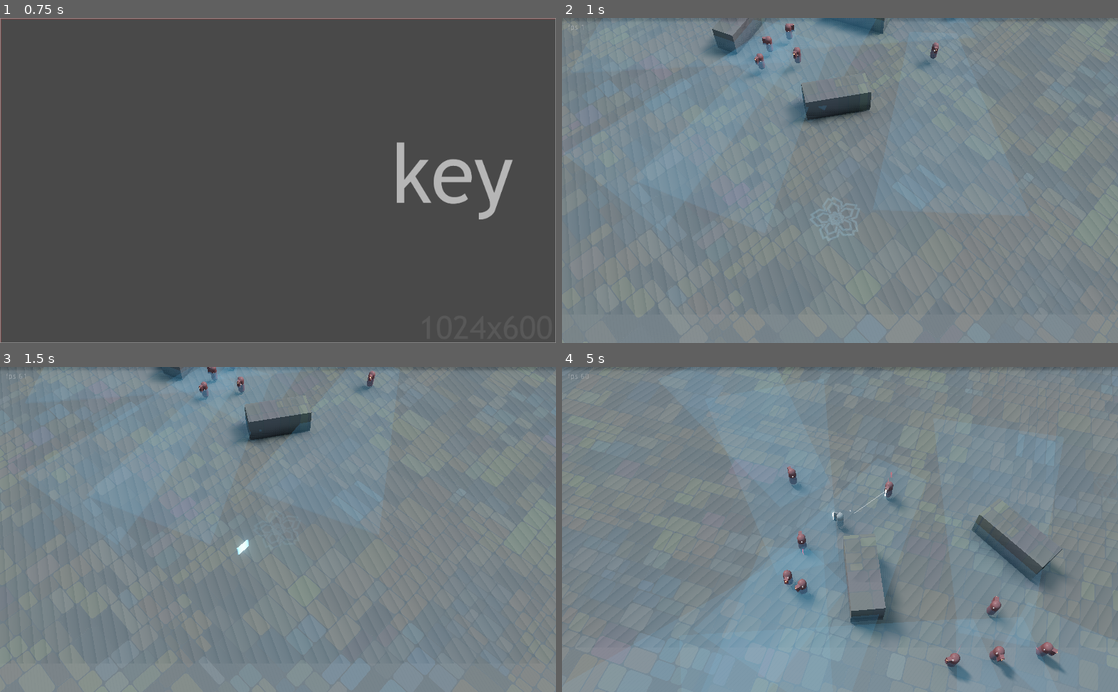
Above: before the commit, frames 1-4 (two rows, left to right).
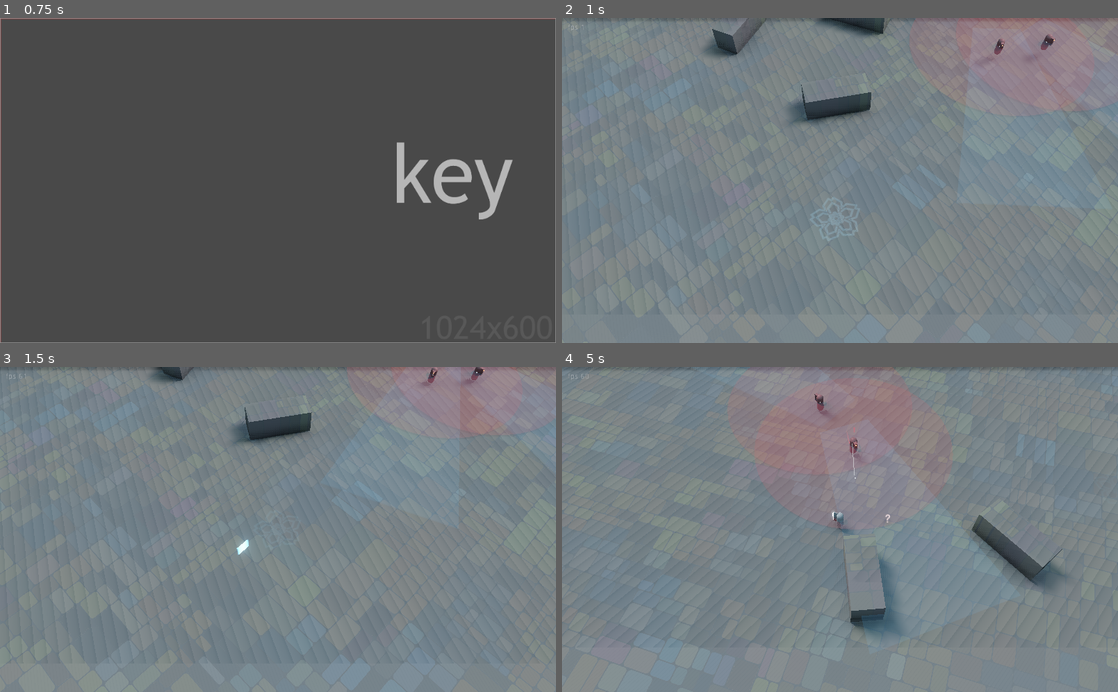
Above: after the commit, the same moments.

Repository: ioxu/key
Game: Godot game, scene res://scenes/splash.tscn
Two runs of this game, one before a commit and one after it. Both use one fixed random seed, a clock stepped at 60 frames per second and the inputs below.
Inputs (mouse positions are in pixels of both pictures, inside the frame that each line leads up to):
- Up to frame 1 (0.75 s): tap Enter at 0.5 s; move the mouse to (400, 164) at 0.52 s; hold D (move_right) from 0.53 s (still down); hold Left (camera_rotate_left) from 0.53 s (still down); click (400, 164) at 0.67 s
- Up to frame 2 (1 s): keep holding D (move_right); keep holding Left (camera_rotate_left); tap Space (jump) at 0.77 s
- Up to frame 3 (1.5 s): move the mouse to (166, 545) at 1.27 s; release D (move_right) at 1.28 s; release Left (camera_rotate_left) at 1.28 s; hold S (move_down) from 1.28 s (still down); tap Right (camera_rotate_right) at 1.35 s; click (166, 545) at 1.42 s
- Up to frame 4 (5 s): tap Space (jump) at 1.52, 3.02, 3.77, 4.52 s; move the mouse to (895, 458) at 2.02 s; release S (move_down) at 2.03 s; hold D (move_right) 2.03-2.78 s; click (895, 458) at 2.1 s; move the mouse to (812, 594) at 2.77 s; hold W (move_up) 2.78-3.53 s; tap Left (camera_rotate_left) at 2.85 s; click (812, 594) at 2.92 s; move the mouse to (1006, 578) at 3.52 s; hold Right (camera_rotate_right) 3.53-4.28 s; hold A (move_left) from 3.53 s (still down); click (1006, 578) at 3.67 s; move the mouse to (673, 480) at 4.27 s; click (673, 480) at 4.35 s

Frame 1 is identical in both runs. In frame 2, 9.7% of the frame differs, in the area x 12-100%, y 0-56%; in frame 3, 6.4%; in frame 4, 19%, in the area x 21-91%, y 0-100%.

Commit message:
NPC messaging and sensing

Diff:
--- a/data/enemies/Enemy.gd
+++ b/data/enemies/Enemy.gd
@@ -96,6 +96,9 @@
 
 	$hurtbox.connect("bullet_hit", self, "bullet_hit")
 
+	#print("Enemy ready (", self.get_path(), ")\n   active: ", self.active)
+	self.toggle_active(self.active)
+
 
 func bullet_hit(bullet):
 	var damage = damage_rng.randf_range(bullet.damage_range[0], bullet.damage_range[1])
@@ -118,7 +121,7 @@
 	if health <= 0.0:
 		toggle_active(false)
 
-		if DO_TRAVEL_PATH:
+		if DO_TRAVEL_PATH and active:
 			travel_path.queue_free()
 
 		if (target as PointOfInterest):
@@ -132,10 +135,10 @@
 		var impulse_location = transform.basis.z * -0.4 + Vector3(0.0, -0.15, 0.0)
 		corpse.apply_impulse ( impulse_location, impulse)
 
-		set_process(false)
-		set_process_internal(false)
-		set_physics_process(false)
-		set_physics_process_internal(false)
+#		set_process(false)
+#		set_process_internal(false)
+#		set_physics_process(false)
+#		set_physics_process_internal(false)
 		$vision_raycast.stop()
 		queue_free()
 
@@ -174,6 +177,12 @@
 	$alert_icon.visible = true
 	attack_move = "rush"
 	attack_move_timer.start( attack_move_rng.randf_range(0.2, 0.5) )
+
+#	var overlapping_areas = $sensable_area.get_overlapping_areas()
+#	print("overlapping areas for ", $sensable_area.get_path() )
+#	for a in overlapping_areas:
+#		if a.is_in_group("npc_sensing_area"):
+#			print("  ",a.get_path())
 
 
 func _attack(delta) -> void:
@@ -378,11 +387,25 @@
 		$CollisionShape.disabled = false
 		$hurtbox/CollisionShape.disabled = false
 		$vision_area/CollisionPolygon.disabled = false
+		$sensable_area.monitoring = true
+		$sensing_area.monitorable = true
+		set_process(true)
+		set_process_internal(true)
+		set_physics_process(true)
+		set_physics_process_internal(true)
+		#$vision_raycast.start()
 	else:
 		self.visible = false
 		$CollisionShape.disabled = true
 		$hurtbox/CollisionShape.disabled = true
 		$vision_area/CollisionPolygon.disabled = true
+		$sensable_area.monitoring = false
+		$sensing_area.monitorable = false
+		set_process(false)
+		set_process_internal(false)
+		set_physics_process(false)
+		set_physics_process_internal(false)
+		#$vision_raycast.stop()
 	active = new_value
 
 
--- a/data/enemies/Enemy.tscn
+++ b/data/enemies/Enemy.tscn
@@ -10,6 +10,7 @@
 [ext_resource path="res://data/enemies/vision_raycast.gd" type="Script" id=8]
 [ext_resource path="res://data/shaders/sight_line.material" type="Material" id=9]
 [ext_resource path="res://data/weapons/pulse_shard/pulse_shard.tscn" type="PackedScene" id=10]
+[ext_resource path="res://data/enemies/sensable_area.gd" type="Script" id=11]
 
 [sub_resource type="CapsuleShape" id=1]
 radius = 0.55
@@ -57,6 +58,21 @@
 emission_energy = 3.12
 emission_operator = 0
 emission_on_uv2 = false
+
+[sub_resource type="BoxShape" id=10]
+extents = Vector3( 0.5, 1, 0.5 )
+
+[sub_resource type="CylinderShape" id=11]
+radius = 7.5
+
+[sub_resource type="SpatialMaterial" id=12]
+flags_transparent = true
+albedo_color = Color( 0.882353, 0.254902, 0.254902, 0.105882 )
+
+[sub_resource type="CylinderMesh" id=13]
+material = SubResource( 12 )
+top_radius = 7.5
+bottom_radius = 7.5
 
 [node name="Enemy" type="KinematicBody" groups=[
 "Enemies",
@@ -136,6 +152,34 @@
 depth = 0.139
 material = SubResource( 9 )
 
+[node name="sensable_area" type="Area" parent="." groups=[
+"npc_sensable_area",
+]]
+script = ExtResource( 11 )
+__meta__ = {
+"_editor_description_": "Area that other sensing areas can sense.
+These sensable areas emit signals that overlapping sensing areas can recieve."
+}
+sibling_sensing_area = NodePath("../sensing_area")
+
+[node name="CollisionShape" type="CollisionShape" parent="sensable_area"]
+shape = SubResource( 10 )
+
+[node name="sensing_area" type="Area" parent="." groups=[
+"npc_sensing_area",
+]]
+__meta__ = {
+"_editor_description_": "Areas that recieve messages from sensable areas."
+}
+
+[node name="CollisionShape" type="CollisionShape" parent="sensing_area"]
+shape = SubResource( 11 )
+
+[node name="MeshInstance" type="MeshInstance" parent="sensing_area"]
+transform = Transform( 1, 0, 0, 0, 0.0920906, 0, 0, 0, 1, 0, 0, 0 )
+mesh = SubResource( 13 )
+material/0 = null
+
 [node name="alert_icon" type="Sprite3D" parent="."]
 transform = Transform( 1, 0, 0, 0, 1, 0, 0, 0, 1, 0, 1.67777, 0 )
 cast_shadow = 0
@@ -154,5 +198,7 @@
 [connection signal="timeout" from="vision_raycast/routine_check" to="vision_raycast" method="_on_routine_check_timeout"]
 [connection signal="body_entered" from="vision_area" to="." method="_on_vision_area_body_entered"]
 [connection signal="body_exited" from="vision_area" to="." method="_on_vision_area_body_exited"]
+[connection signal="area_entered" from="sensable_area" to="sensable_area" method="_on_sensable_area_area_entered"]
+[connection signal="area_exited" from="sensable_area" to="sensable_area" method="_on_sensable_area_area_exited"]
 [connection signal="camera_entered" from="VisibilityNotifier" to="." method="_on_VisibilityNotifier_camera_entered"]
 [connection signal="camera_exited" from="VisibilityNotifier" to="." method="_on_VisibilityNotifier_camera_exited"]
--- /dev/null
+++ b/data/enemies/sensable_area.gd
@@ -0,0 +1,20 @@
+extends Area
+
+export(NodePath) var sibling_sensing_area
+
+func _ready():
+	sibling_sensing_area = get_node( sibling_sensing_area )
+
+
+func _on_sensable_area_area_entered(area):
+	if is_valid_area(area):
+		print(self.get_path(), " area entered ", area.get_path())
+
+
+func _on_sensable_area_area_exited(area):
+	if is_valid_area(area):
+		print(self.get_path(), " area exited ", area.get_path())
+
+
+func is_valid_area(area):
+	return area.is_in_group("npc_sensing_area") and area != sibling_sensing_area
--- a/data/enemies/vision_raycast.gd
+++ b/data/enemies/vision_raycast.gd
@@ -33,7 +33,7 @@
 		cast_to = to_local(to).normalized() * 15.0
 		if is_colliding():
 			var collider = get_collider()
-			if collider.is_in_group("Player"):
+			if collider and collider.is_in_group("Player"):
 				$sight_indicator.transform.origin = to_local(get_collision_point())
 				can_see_target = true
 			else:
--- a/data/scripts/travel_path_line.gd
+++ b/data/scripts/travel_path_line.gd
@@ -25,7 +25,7 @@
 
 
 func _process(delta):
-	if (track_object.global_transform.origin - point_array.back()).length() > distance_threshold:
+	if track_object and (track_object.global_transform.origin - point_array.back()).length() > distance_threshold:
 		point_array.append(track_object.global_transform.origin + position_offset)
 		if point_array.size() > max_points:
 			point_array.pop_front()
--- a/data/weapons/pulse_shard/pulse_shard.gd
+++ b/data/weapons/pulse_shard/pulse_shard.gd
@@ -19,7 +19,6 @@
 
 func _ready():
 	$bullet_spawner/pulse_shard_bullet.queue_free()
-	print(" - init weapon.pulse_shard")
 	add_child(firing_timer)
 	firing_timer.wait_time = base_fire_rate
 	firing_timer.connect("timeout", self, "_on_timer_timeout")
--- a/scenes/level.tscn
+++ b/scenes/level.tscn
@@ -134,27 +134,41 @@
 
 [node name="Enemy2" parent="." instance=ExtResource( 4 )]
 transform = Transform( -0.978129, 0, -0.207997, 0, 1, 0, 0.207997, 0, -0.978129, -6.37104, 1.18355, -6.571 )
+visible = false
+active = false
 
 [node name="Enemy3" parent="." instance=ExtResource( 4 )]
 transform = Transform( 0.85879, 0, -0.512328, 0, 1, 0, 0.512328, 0, 0.85879, -6.81125, 1.18355, 3.10482 )
+visible = false
+active = false
 
 [node name="Enemy4" parent="." instance=ExtResource( 4 )]
 transform = Transform( -0.988788, 0, -0.149328, 0, 1, 0, 0.149328, 0, -0.988788, -5.73695, 1.18355, 7.08563 )
+visible = false
+active = false
 
 [node name="Enemy5" parent="." instance=ExtResource( 4 )]
 transform = Transform( -0.628574, 0, 0.777749, 0, 1, 0, -0.777749, 0, -0.628574, -6.79825, 1.18355, 5.29928 )
+visible = false
+active = false
 
 [node name="Enemy" parent="." instance=ExtResource( 4 )]
-transform = Transform( -0.926081, 0, -0.377324, 0, 1, 0, 0.377324, 0, -0.926081, -3.98824, 1.35873, 4.62226 )
+transform = Transform( -0.138308, 0, -0.990389, 0, 1, 0, 0.990389, 0, -0.138308, 9.53898, 1.35873, -11.093 )
 
 [node name="Enemy6" parent="." instance=ExtResource( 4 )]
-transform = Transform( -0.675693, 0, -0.737183, 0, 1, 0, 0.737183, 0, -0.675693, 3.46948, 1.18355, -3.85347 )
+transform = Transform( -0.675693, 0, -0.737183, 0, 1, 0, 0.737183, 0, -0.675693, 6.98633, 1.18355, -8.07265 )
 
 [node name="Enemy7" parent="." instance=ExtResource( 4 )]
 transform = Transform( 0.71385, 0, -0.700299, 0, 1, 0, 0.700299, 0, 0.71385, 1.50697, 1.18355, -10.0407 )
+visible = false
+active = false
 
 [node name="Enemy8" parent="." instance=ExtResource( 4 )]
 transform = Transform( 0.558035, 0, 0.829817, 0, 1, 0, -0.829817, 0, 0.558035, -6.27513, 1.18355, -7.91761 )
+visible = false
+active = false
 
 [node name="Enemy9" parent="." instance=ExtResource( 4 )]
 transform = Transform( 0.998067, 0, -0.0621459, 0, 1, 0, 0.0621459, 0, 0.998067, -4.24115, 1.18355, -7.49295 )
+visible = false
+active = false
--- a/scenes/player/Controller.gd
+++ b/scenes/player/Controller.gd
@@ -115,7 +115,7 @@
 	match input_method:
 		ROTATION_INPUT.JOYSTICK:
 			var av = event_data.normalized()
-			var rot = atan2(event_data.y,event_data.x)*180/PI
+			var rot = atan2(av.y,av.x)*180/PI
 			rot += camera_base.get_rotation_degrees().y
 			rot += 90.0
 			meshinstance.set_rotation_degrees(Vector3(-90,rot,0))
Not shown: 1 places in data/enemies/Enemy.tscn that only renumber resources
Not shown: 1 places in data/enemies/EnemyCorpse.tscn that only renumber resources
